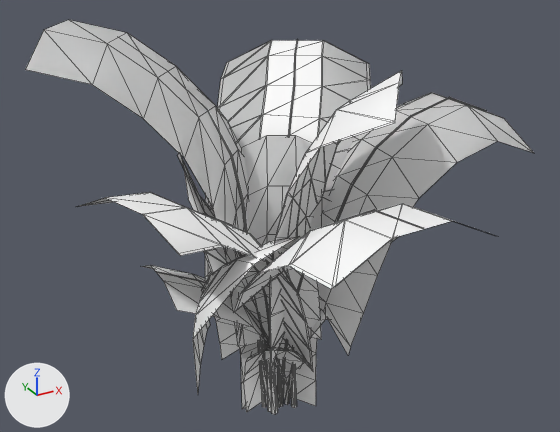
An edit to the FBX model Assets/Assets_Review/Taco_Party/Palm/ParlorPalm/Meshes/MSH_ParlorPalm_A.fbx, drawn before and after from the same camera.
Rendered twice from a 50 mm camera at (-0.444, -0.807, 0.703) aimed at (0.018, 0.034, 0.282). The axes (+X, +Y, +Z) are drawn at lower left. The lights are the same throughout. Mesh edges are drawn as thin lines. Where no turn or scale is listed for an object, it has been applied to the vertices.

The first picture shows 'MSH_ParlorPalm_A_LOD0_GEO', 'MSH_ParlorPalm_A_LOD1_GEO'.
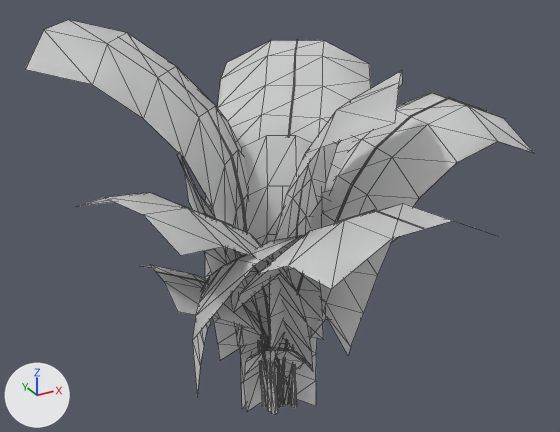
Where the change shows, as pixel boxes (x1, y1, x2, y2) in the pictures (560 x 432 px; the box of a moved part takes in the faces that stretch with it):
'MSH_ParlorPalm_A_LOD1_GEO', reshaped: before (76, 40, 494, 396); after (157, 97, 486, 408)
'MSH_ParlorPalm_A_LOD2_GEO', reshaped (not visible before): after (241, 198, 322, 353)
part 1 of me_mesh_001, moved or reshaped: before (141, 265, 291, 393); after (142, 265, 293, 397)
part 2 of me_mesh_001, moved or reshaped: before (236, 204, 466, 311); after (233, 204, 494, 313)
part 3 of me_mesh_001, moved or reshaped: before (81, 192, 311, 369); after (76, 192, 313, 370)
part 4 of me_mesh_001, moved or reshaped: before (271, 71, 402, 368); after (270, 71, 402, 371)
part 5 of me_mesh_001, moved or reshaped: (177, 153, 267, 377) in both
part 6 of me_mesh_001, moved or reshaped: before (260, 40, 323, 143); after (205, 40, 371, 279)
part 7 of me_mesh_001, moved or reshaped: before (193, 236, 321, 394); after (192, 235, 323, 396)
part 9 of me_mesh_002, added: after (157, 272, 279, 408)

The change in detail:
me_mesh_001 is used by ob_msh_parlorpalm_a_lod0_geo; location (0.0, 0.0, 0.0).
me_mesh_001 had 1062 vertices, 1688 faces and spanned x -0.27..0.327, y -0.277..0.305, z -0.018..0.531.
me_mesh_001 now has 1062 vertices, 1688 faces and spans x -0.27..0.327, y -0.277..0.308, z -0.018..0.531.
me_mesh_001 part 1: the loose piece of 24 vertices spanning x -0.17..-0.017, y -0.064..0.069, z 0.063..0.257 is scaled about its middle by (1, 1.04, 1).
me_mesh_001 part 2: the loose piece of 20 vertices spanning x -0.103..0.113, y -0.277..-0.063, z 0.226..0.388 is scaled about its middle by (1.04, 1, 1), then moved by (0.0, 0.0, -0.001).
me_mesh_001 part 3: the loose piece of 32 vertices spanning x -0.257..0.0, y -0.153..0.074, z 0.113..0.389 is multiplied about its middle by the matrix ((1.004, -0.012, 0.0), (-0.013, 1.036, 0.0), (0.004, 0.002, 1.004)), then moved by (0.0, 0.0, -0.001).
me_mesh_001 part 4: the loose piece of 32 vertices spanning x -0.053..0.156, y -0.175..0.045, z 0.12..0.494 is multiplied about its middle by the matrix ((1.021, 0.022, 0.001), (0.017, 1.021, 0.001), (-0.002, 0.003, 1.002)), then moved by (0.0, 0.0, -0.001).
me_mesh_001 part 5: the loose piece of 28 vertices spanning x -0.137..-0.007, y -0.053..0.101, z 0.092..0.387 is scaled about its middle by (1.01, 1.04, 1).
me_mesh_001 part 6: the loose piece of 40 vertices spanning x -0.065..0.257, y -0.016..0.305, z 0.117..0.468 is multiplied about its middle by the matrix ((1.029, -0.019, -0.001), (-0.019, 1.012, 0.0), (-0.003, -0.004, 1.004)), then moved by (0.0, 0.0, -0.001).
me_mesh_001 part 7: 32 of 1062 vertices moved; they spanned x -0.186..0.047, y -0.145..0.004, z 0.105..0.319 and now span x -0.188..0.05, y -0.148..0.005, z 0.104..0.32; mean shift (0.0, 0.0, 0.0); largest move (-0.125, -0.025, 0.236) -> (-0.125, -0.023, 0.234).
me_mesh_003 is used by ob_msh_parlorpalm_a_lod2_geo; location (0.0, 0.0, 0.0).
me_mesh_003 had 206 vertices, 306 faces and spanned x -0.27..0.327, y -0.113..0.308, z -0.001..0.531.
me_mesh_003 now has 446 vertices, 652 faces and spans x -0.27..0.327, y -0.277..0.308, z -0.018..0.531.
me_mesh_003 part 8: a new loose piece of 32 vertices spanning x -0.043..0.097, y -0.007..0.109, z -0.018..0.377, in mat_m_parlorpalm_a (its picture is missing).
me_mesh_002 is used by ob_msh_parlorpalm_a_lod1_geo; location (0.0, 0.0, 0.0).
me_mesh_002 had 528 vertices, 830 faces and spanned x -0.27..0.327, y -0.277..0.308, z -0.018..0.531.
me_mesh_002 now has 684 vertices, 1052 faces and spans x -0.27..0.327, y -0.277..0.308, z -0.018..0.531.
me_mesh_002 part 9: a new loose piece of 40 vertices spanning x -0.17..-0.002, y -0.004..0.007, z -0.001..0.258, in mat_m_stemupdate (its picture is missing).
